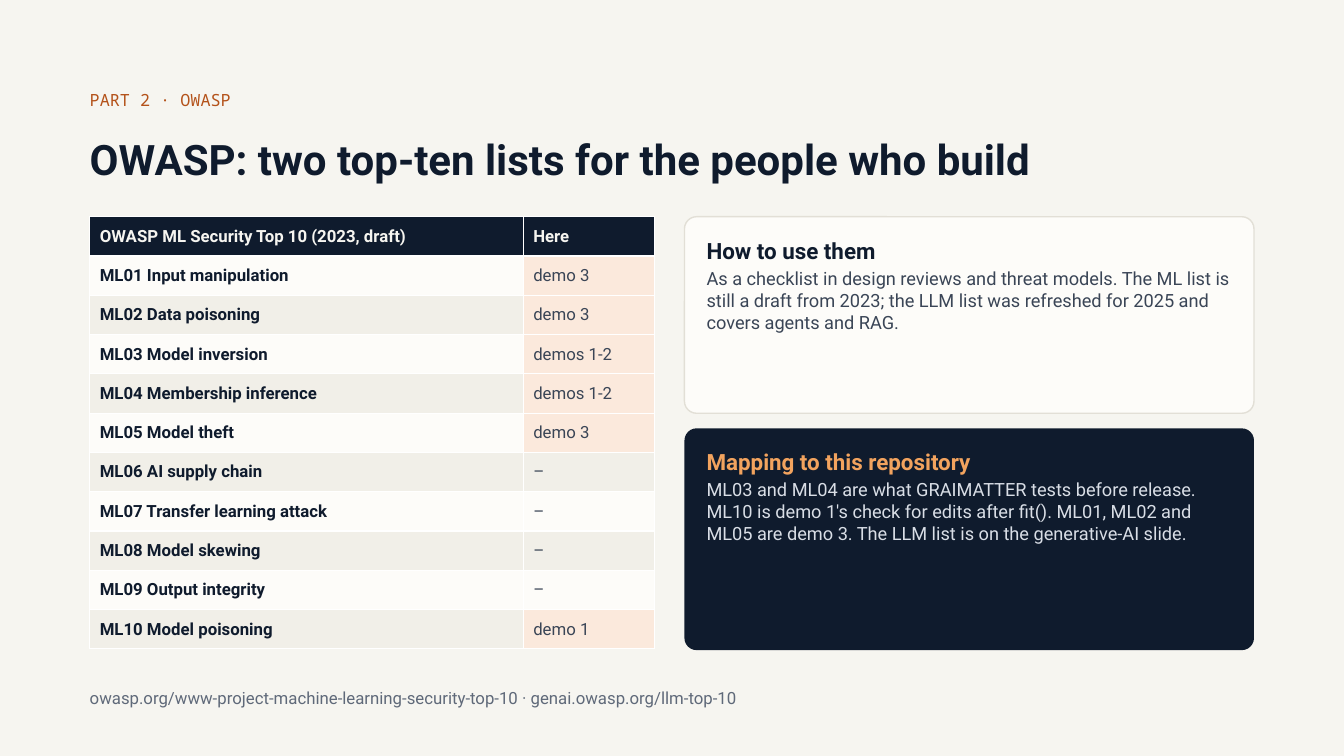
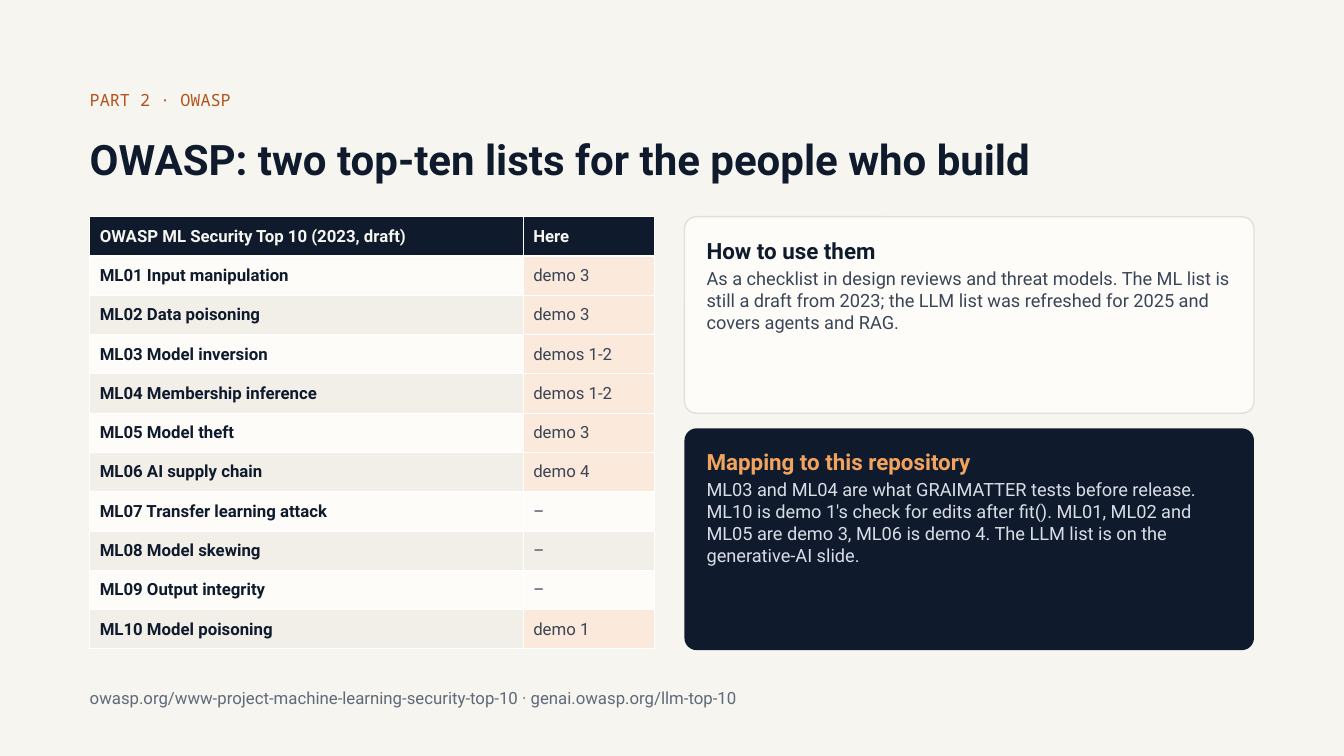
Before and after one commit to olonok69/graimatter_ML, a slide deck: slide 16 of docs/Adversarial_ML.pptx. Drawn at 1344x756 pixels with LibreOffice and Linux fonts; fonts in the diff are those of the drawing. Boxes give left, top, right and bottom in pixels: in the first picture for what was removed or moved away, otherwise in the second. Text is boxed around its words. In the diff, an @@ line names an element or a change of style, - is before the commit and + after.

Commit message:
Credit demo 4 for NISTAML.051 and OWASP ML06
Demo 4 covers the supply chain, but three places still showed a dash
for it: the .051 row of the Appendix B table and the ML06 row of the
OWASP table in the technical guide, and slide 16, whose ML06 row and
presenter-guide description still said ML06 was not shown. All now
point to demo 4, in EN and ES. The deck is regenerated with
make_deck.py; only slide 16 changes.

```diff
--- a/docs/Adversarial_ML.pptx
+++ b/docs/Adversarial_ML.pptx
@@ table at bbox=[90, 217, 654, 649] @@
-row 7, column 2: –
+row 7, column 2: demo 4
@@ fill #F1EFE8 to #FBE9DC in row 7, column 2 @@
@@ text at bbox=[707, 482, 1195, 566]: text changed @@
-ML03 and ML04 are what GRAIMATTER tests before release. ML10 is demo 1's check for edits after fit(). ML01, ML02 and ML05 are demo 3. The LLM list is on the generative-AI slide.
+ML03 and ML04 are what GRAIMATTER tests before release. ML10 is demo 1's check for edits after fit(). ML01, ML02 and ML05 are demo 3, ML06 is demo 4. The LLM list is on the generative-AI slide.
```
Also in this commit, not shown: 5 other files.
